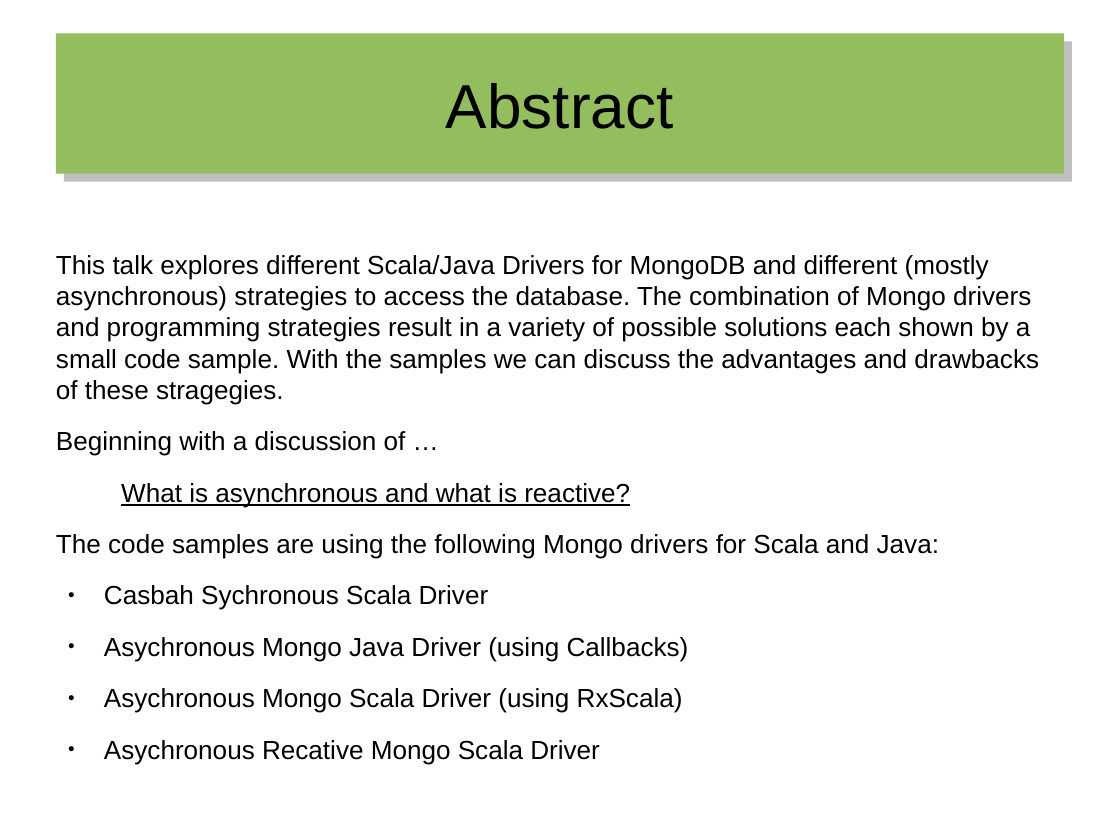
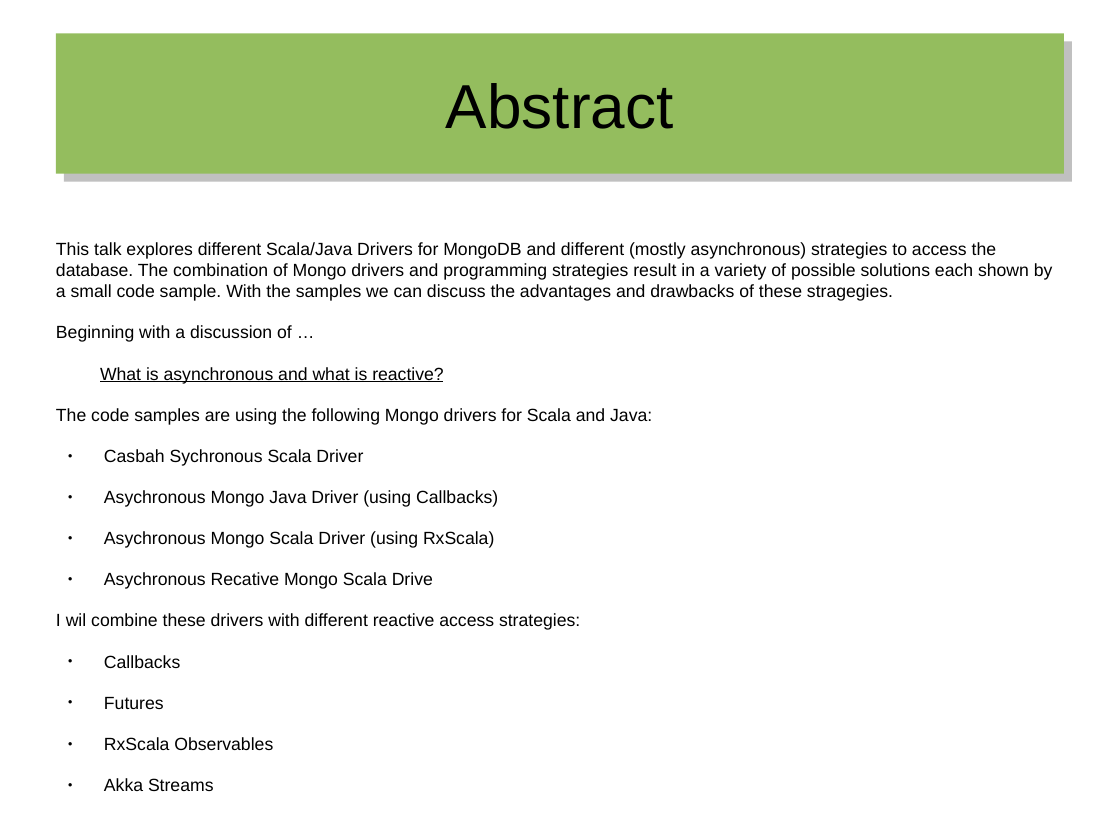
Before and after one commit to hermannhueck/reactive-mongo-access, a slide deck: slide 3 of Slides/2016-08_Reactive Mongo Access from Scala.odp. Drawn at 1120x840 pixels with LibreOffice and Linux fonts; fonts in the diff are those of the drawing. Boxes give left, top, right and bottom in pixels: in the first picture for what was removed or moved away, otherwise in the second. Text is boxed around its words. In the diff, an @@ line names an element or a change of style, - is before the commit and + after.

Commit message:
Slides completed; Code improved

```diff
--- a/Slides/2016-08_Reactive Mongo Access from Scala.odp
+++ b/Slides/2016-08_Reactive Mongo Access from Scala.odp
@@ text at (56,242,1053,548): size 18.5 to 12.5 pt in "This talk explores different Scala/Java Drivers for ...", "Beginning with a discussion of …", "What is asynchronous and what is reactive?", "The code samples are using the following ..." and 3 more places @@
@@ text at (56,572,580,668): text changed; size 18.5 to 12.5 pt @@
-● Asychronous Recative Mongo Scala Driver
+● Asychronous Recative Mongo Scala Drive
+I wil combine these drivers with different reactive access strategies:
+● Callbacks
+● Futures
+● RxScala Observables
+● Akka Streams
```
Also in this commit, not shown: 1 other file.
